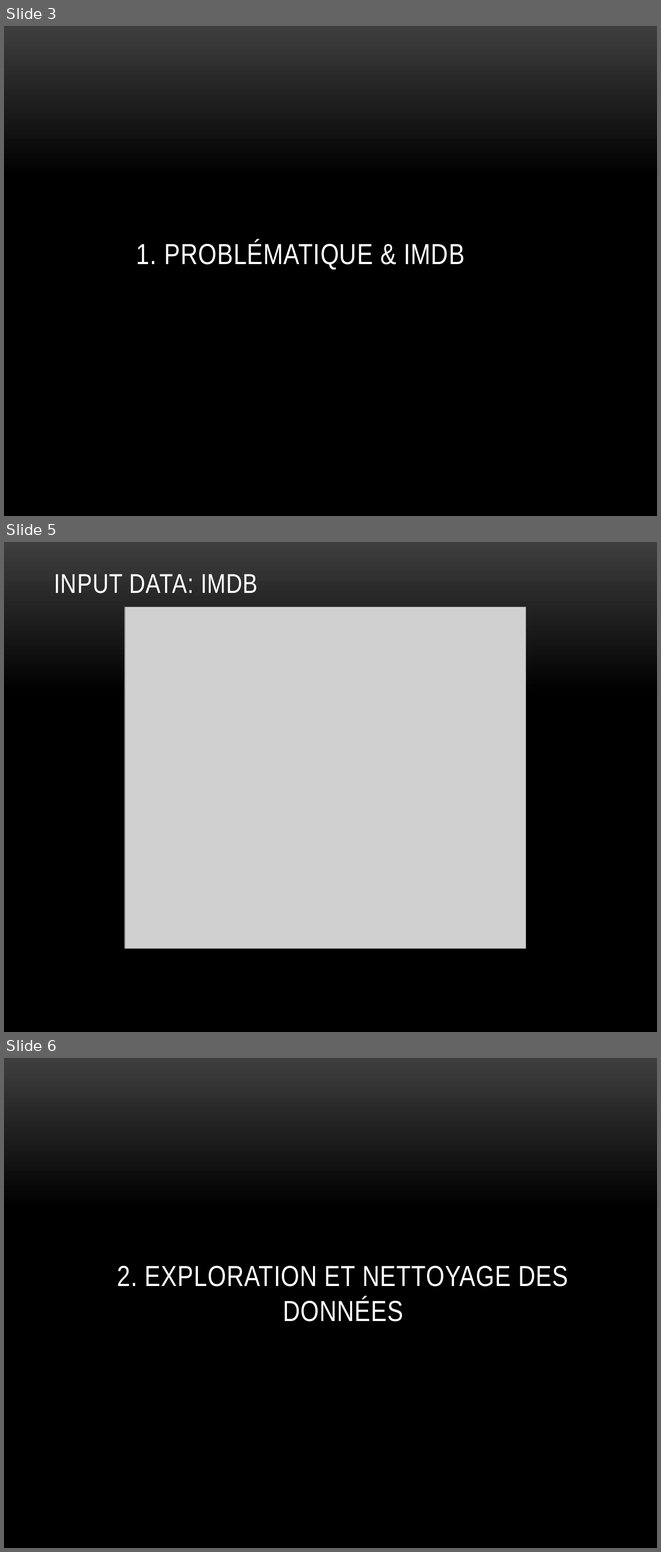
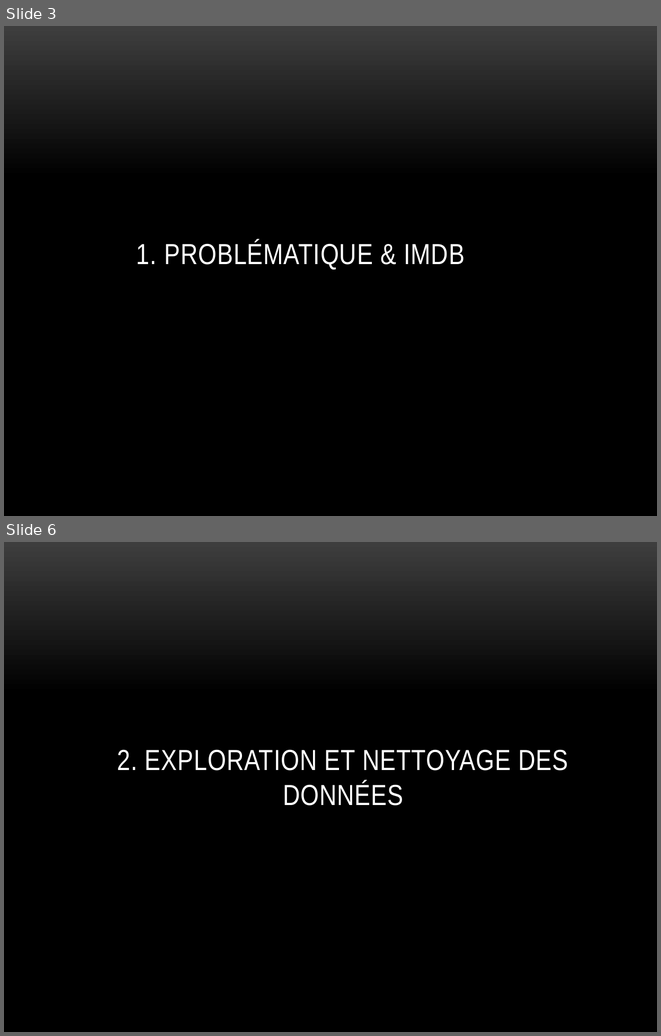
Before and after one commit to Umercia/movie_recommendation_engine, a slide deck: moteur de recommandations de films.pptx. Shown one above the other, each under a label of ours: slides 3, 5 and 6 before the commit, slides 3 and 6 after it; the slides between them are not shown. The pictures are 661x1552 and 661x1036 pixels, drawn with LibreOffice and Linux fonts; fonts in the diff are those of the drawing; grey boxes stand for pictures; background and template pictures are left out. Boxes give left, top, right and bottom in pixels: in the first picture for what was removed or moved away, otherwise in the second. Text is boxed around its words. In the diff, an @@ line names an element or a change of style, - is before the commit and + after.

```diff
--- a/moteur de recommandations de films.pptx
+++ b/moteur de recommandations de films.pptx
@@ slide 5 removed at [4,542,657,1032], background picture (left out) @@
@@ title removed at [54,574,258,593] @@
-INPUT DATA: IMDB
@@ picture removed at [125,607,526,948] @@
```
Also in this commit, not shown: 7 slides changed, 1 slide added, 1 other file.
